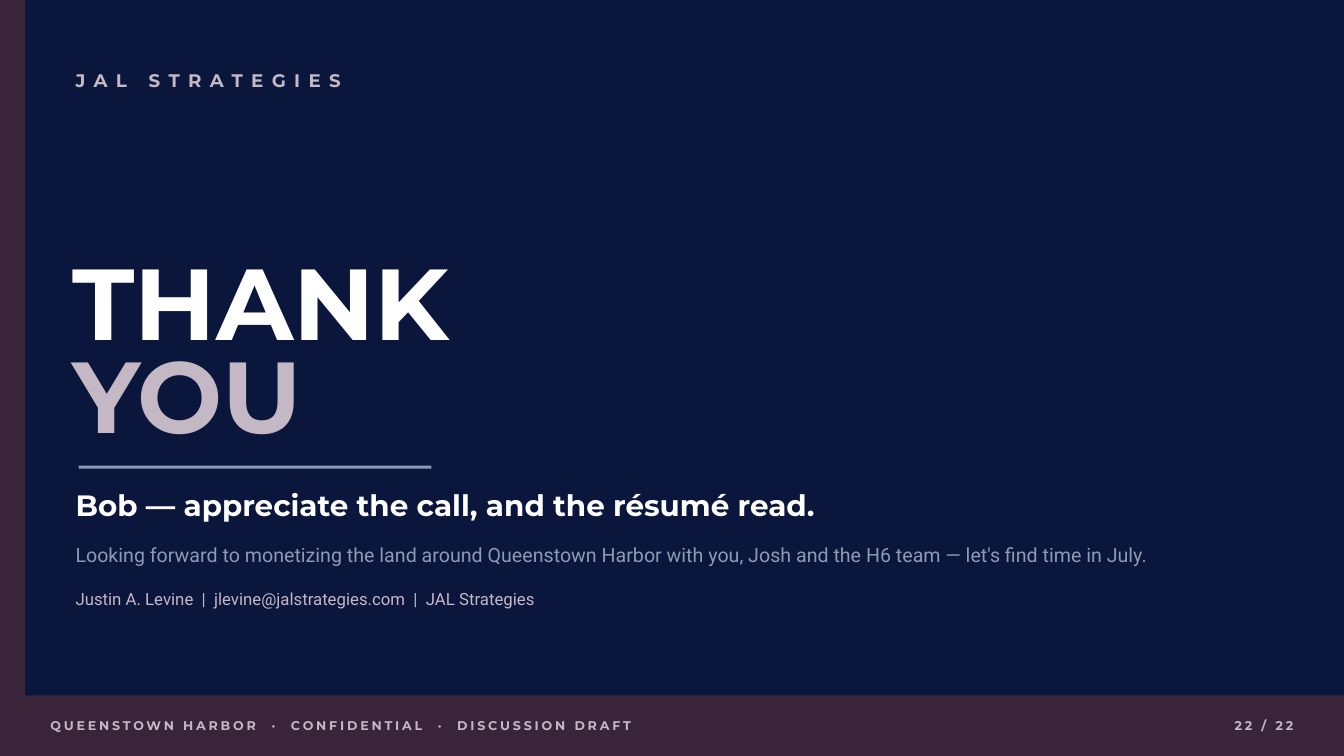
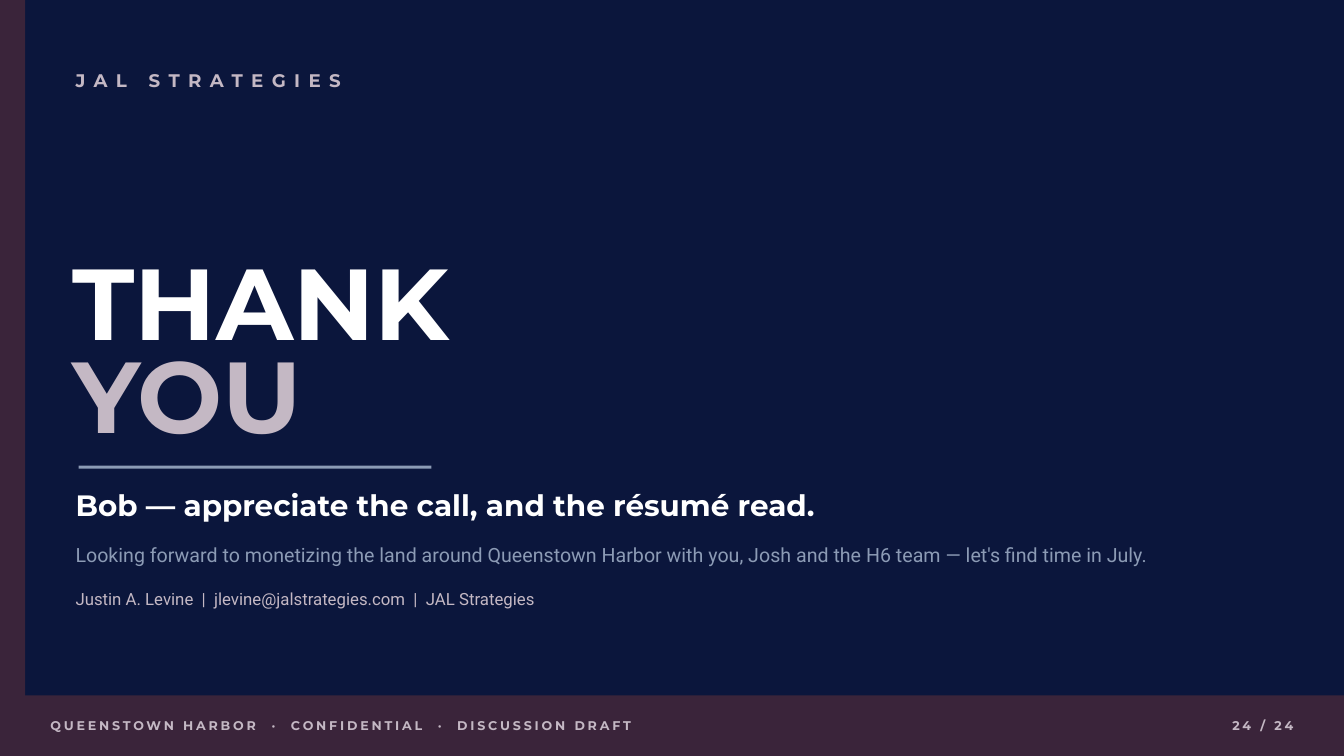
Before and after one commit to jlevine711/Apex, a slide deck: slide 24 of JAL_Queenstown_Harbor_Proposal.pptx (slide 22 before the commit). Drawn at 1344x756 pixels with LibreOffice and Linux fonts; fonts in the diff are those of the drawing. Boxes give left, top, right and bottom in pixels: in the first picture for what was removed or moved away, otherwise in the second. Text is boxed around its words. In the diff, an @@ line names an element or a change of style, - is before the commit and + after.

```diff
--- a/JAL_Queenstown_Harbor_Proposal.pptx
+++ b/JAL_Queenstown_Harbor_Proposal.pptx
@@ text at (1232,721,1293,730): text changed @@
-22 / 22
+24 / 24
```
Also in this commit, not shown: 20 other slides changed, 2 slides added, 4 other files.
